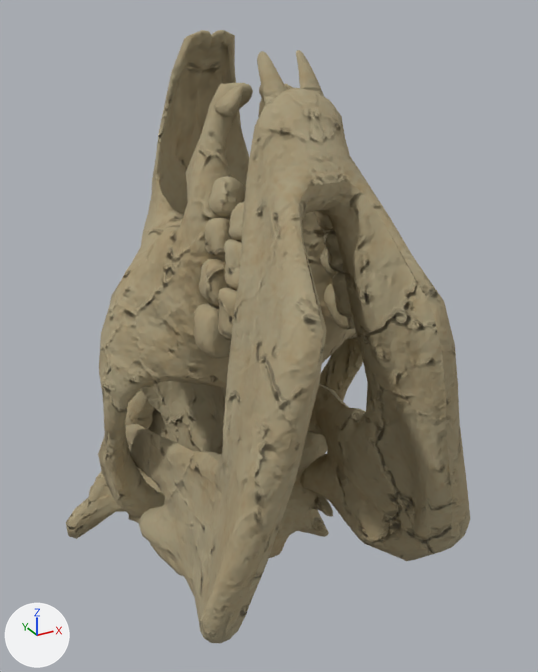
One commit to the Blender file src/addons/no_mans_sky_base_builder/models-high-res/assets/FOS_HEAD_FK.blend: the scene before it, then after it.
The view is the same before and after, from a 50 mm lens placed at (-0.564, -0.707, 0.8), pointed at (0.078, 0.46, 0.216). The lights are fixed; the arrows at lower left show +X, +Y and +Z. The older version comes first.

The first picture shows 'FOS_HEAD_FK'.
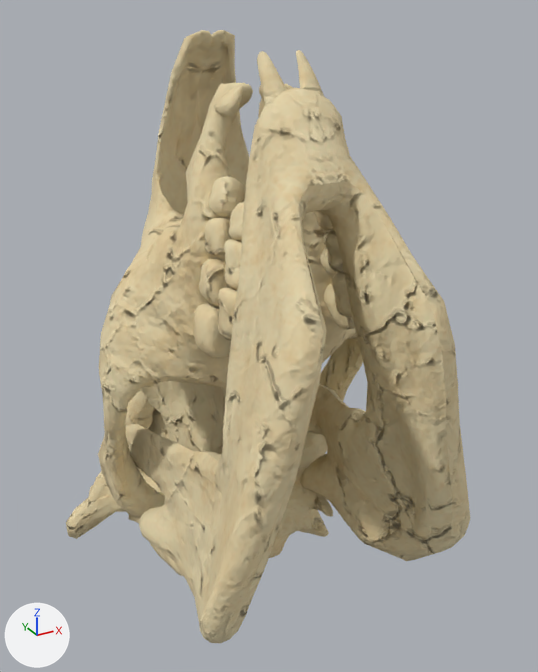
Pixel boxes (x1, y1, x2, y2) of what changed, in the pictures (538 x 672 px):
'FOS_HEAD_FK', surface changed (yellow to beige)
    both: (66, 30, 470, 643)

Edits to the bpy script that builds the scene:
```text
Change mat_bonetileable:
    where n8 = _N.new('ShaderNodeMixRGB'); n8.name = 'Mix (Legacy)'
    add n8.inputs[0].default_value = 0.0  # 'Factor'
```
